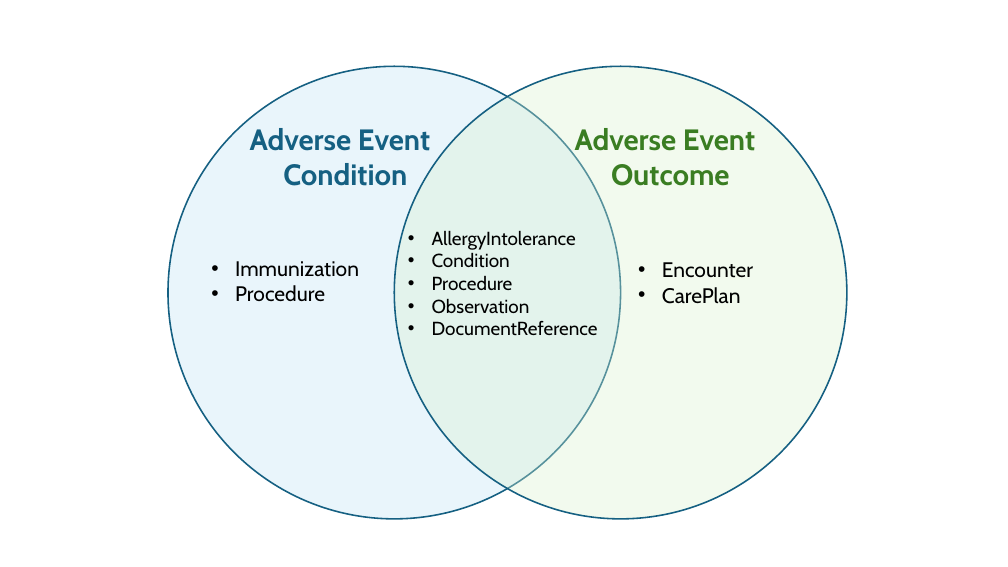
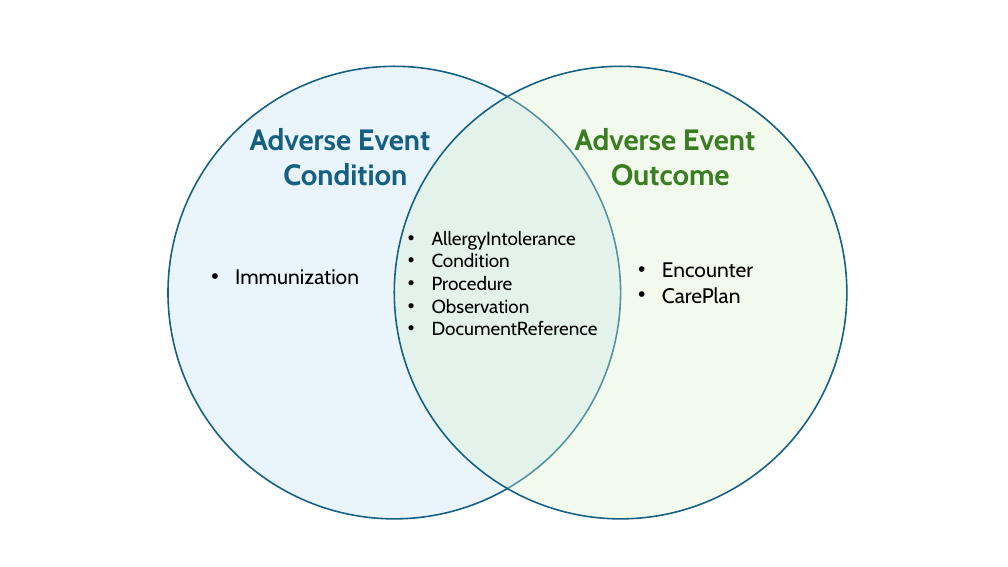
Before and after one commit to HL7/US-Core, a slide deck: slide 1 of input/images-source/ae-venn.pptx. Drawn at 1008x567 pixels with LibreOffice and Linux fonts; fonts in the diff are those of the drawing. Boxes give left, top, right and bottom in pixels: in the first picture for what was removed or moved away, otherwise in the second. Text is boxed around its words. In the diff, an @@ line names an element or a change of style, - is before the commit and + after.

```diff
--- a/input/images-source/ae-venn.pptx
+++ b/input/images-source/ae-venn.pptx
@@ text "Immunization": place and size @@
-text "Immunization" at bbox=[235, 261, 359, 302]
+text "Immunization" at bbox=[235, 269, 359, 285]
@@ text at bbox=[235, 285, 325, 302]: paragraph removed @@
-• Procedure
```
Also in this commit, not shown: 18 other files.
